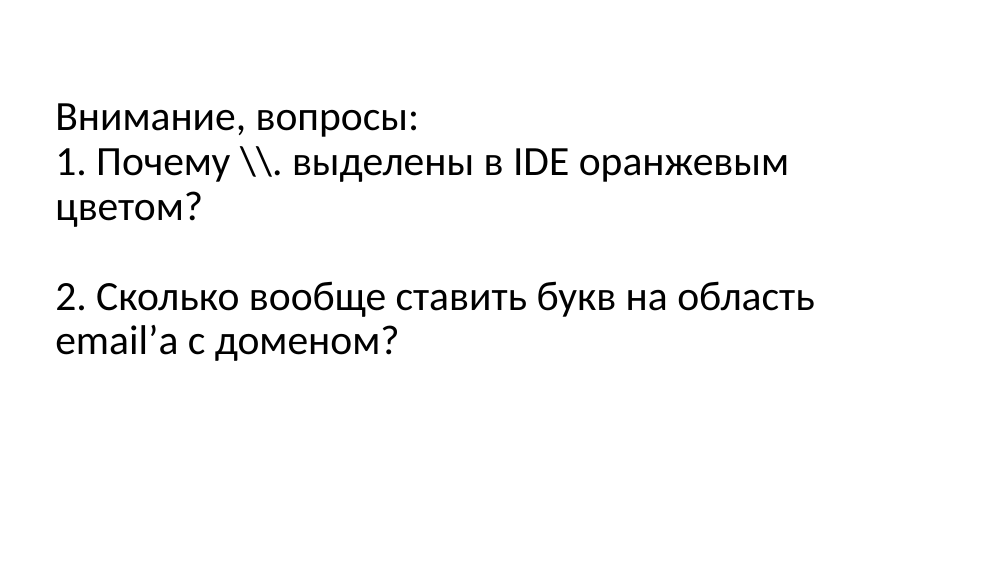
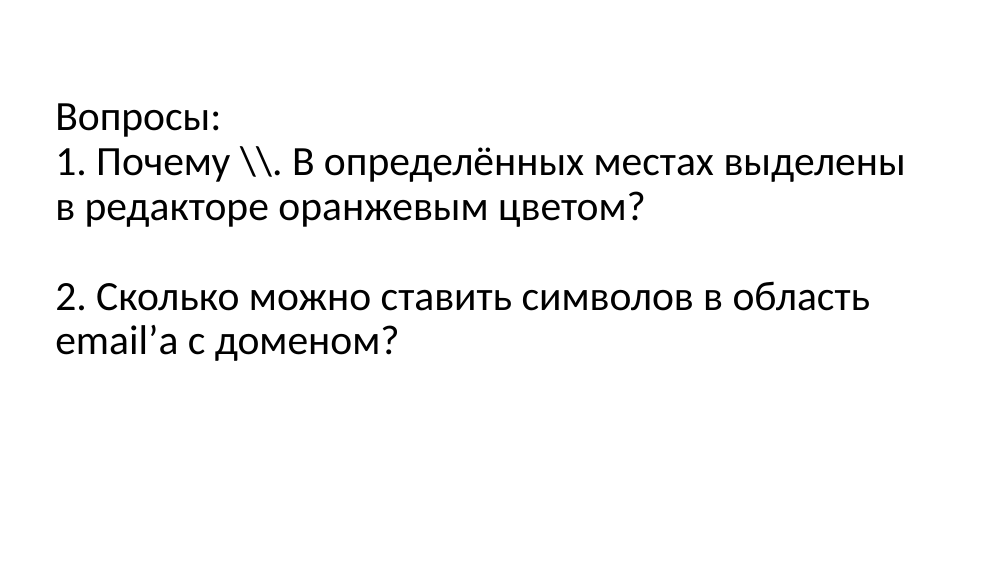
Before and after one commit to meTur4ik/re-demo, a slide deck: slide 29 of docs/re.pptx. Drawn at 1008x567 pixels with LibreOffice and Linux fonts; fonts in the diff are those of the drawing. Boxes give left, top, right and bottom in pixels: in the first picture for what was removed or moved away, otherwise in the second. Text is boxed around its words. In the diff, an @@ line names an element or a change of style, - is before the commit and + after.

```diff
--- a/docs/re.pptx
+++ b/docs/re.pptx
@@ title at (55, 103, 906, 361): text changed @@
-Внимание, вопросы:
-1. Почему \\. выделены в IDE оранжевым цветом?
-2. Сколько вообще ставить букв на область email’а с доменом?
+Вопросы:
+1. Почему \\. В определённых местах выделены в редакторе оранжевым цветом?
+2. Сколько можно ставить символов в область email’а с доменом?
```
Also in this commit, not shown: 15 other slides changed, 4 slides added, 1 slide removed.
